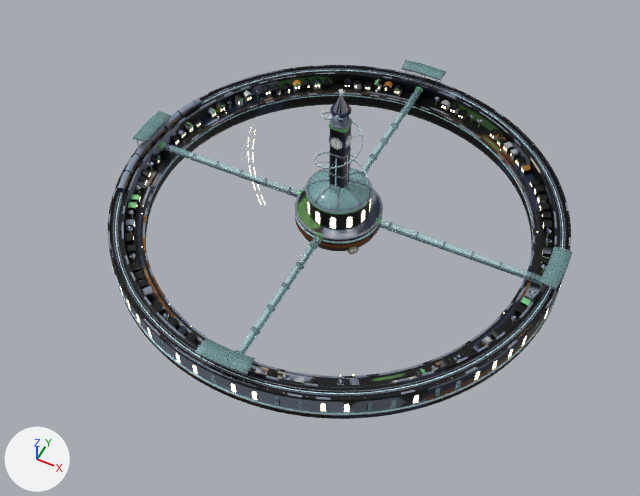
An edit to the FBX model SpaceStation/Assets/_Project/Art/Models/Modules/SM_Evo_GrandTorus.fbx, drawn before and after from the same camera.
The view is the same before and after, from a 50 mm camera at (0.77, -7.99, 6.64) aimed at (-2.17, -2.11, -0.71). The axes (+X, +Y, +Z) are drawn at lower left. The lights are the same throughout. The first picture is the older version. Where no turn or scale is listed for an object, it has been applied to the vertices. Vertices at exactly the same position are counted once.

The scene before the commit, as lines of its bpy script (objects in view):
```python
me_emblem_fx_grandtorus_011 = bpy.data.meshes.new('Emblem_Fx_GrandTorus.011')
me_emblem_fx_grandtorus_011.from_pydata(...)  # 8869 vertices, 10162 faces; spans x -4.41..0.41, y -4.41..0.41, z -0.29..1.48
# faces by material slot: [3260, 1410, 1028, 2604, 1860]
me_emblem_fx_grandtorus_011.materials.append(mat_fx_fluorice)  # cyan #cef7ff
me_emblem_fx_grandtorus_011.materials.append(mat_fx_evoglassteal)  # cyan #bcf3f7
me_emblem_fx_grandtorus_011.materials.append(mat_fx_fluorwhite)  # white #ffffff
me_emblem_fx_grandtorus_011.materials.append(mat_window)  # beige #ffeac4, glowing beige #ffeac4
me_emblem_fx_grandtorus_011.materials.append(mat_fx_twinklewhite)  # white #ffffff
me_smn_evo_grandtorus_011 = bpy.data.meshes.new('SMN_Evo_GrandTorus.011')
me_smn_evo_grandtorus_011.from_pydata(...)  # 16750 vertices, 17442 faces; spans x -4.41..0.41, y -4.41..0.41, z -0.42..1.42
me_smn_evo_grandtorus_011.materials.append(mat_tex_evo_grandtorus)  # picture img_t_evo_grandtorus_basecolor_png
me_spindish_grandtorustrain_001 = bpy.data.meshes.new('SpinDish_GrandTorusTrain.001')
me_spindish_grandtorustrain_001.from_pydata(...)  # 1384 vertices, 1384 faces; spans x -2.37..-2.13, y -0.89..0.8, z -0.05..0.04
me_spindish_grandtorustrain_001.materials.append(mat_tex_evo_grandtorus_train)  # picture img_t_evo_grandtorus_train_basecolor_png
ob_emblem_fx_grandtorus = bpy.data.objects.new('Emblem_Fx_GrandTorus', me_emblem_fx_grandtorus_011)
ob_emblem_fx_grandtorus.location = (0.0, 0.0, 0.0)
ob_smn_evo_grandtorus = bpy.data.objects.new('SMN_Evo_GrandTorus', me_smn_evo_grandtorus_011)
ob_smn_evo_grandtorus.location = (0.0, 0.0, 0.0)
ob_spindish_grandtorustrain = bpy.data.objects.new('SpinDish_GrandTorusTrain', me_spindish_grandtorustrain_001)
ob_spindish_grandtorustrain.location = (-2.0, -2.0, 0.0)
```
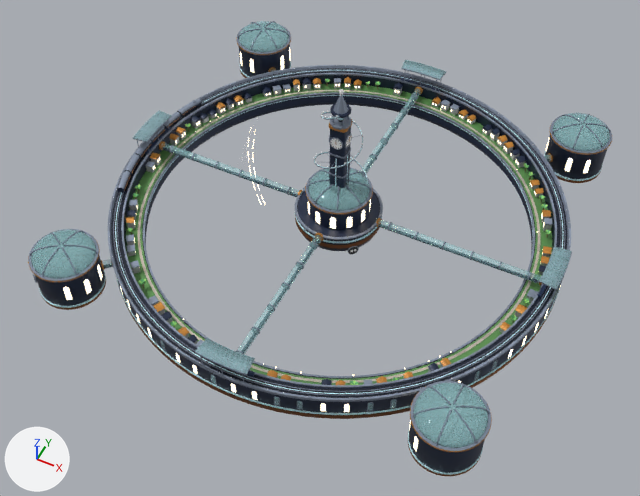
Location of each change, (x1, y1, x2, y2) in pixels of the pictures (640 x 496 px; the box of a moved part takes in the faces that stretch with it):
'SMN_Evo_GrandTorus', reshaped (26% wider, 28% taller)
    before: (108, 65, 572, 419)
    after: (28, 21, 612, 476)
'Emblem_Fx_GrandTorus', reshaped (25% wider, 27% taller)
    before: (109, 59, 572, 415)
    after: (31, 21, 610, 475)
part 1 of me_emblem_fx_grandtorus_011, deleted
    before: (112, 85, 543, 403)
part 2 of me_emblem_fx_grandtorus_011, built on
    before: (158, 85, 544, 228)
    after: (157, 21, 610, 263)
part 3 of me_emblem_fx_grandtorus_011, added
    after: (404, 351, 488, 475)
part 4 of me_emblem_fx_grandtorus_011, added
    after: (31, 229, 113, 308)
part 5 of me_emblem_fx_grandtorus_011, recoloured
    before: (455, 323, 539, 390)
    after: (458, 323, 539, 383)
part 6 of me_emblem_fx_grandtorus_011, recoloured
    both: (475, 361, 497, 380)
part 7 of me_smn_evo_grandtorus_011, moved or reshaped
    before: (150, 154, 161, 160)
    after: (150, 153, 161, 160)
part 8 of me_smn_evo_grandtorus_011, moved or reshaped
    before: (142, 172, 151, 180)
    after: (146, 164, 156, 173)
part 9 of me_smn_evo_grandtorus_011, moved or reshaped
    before: (137, 176, 147, 183)
    after: (145, 161, 155, 167)
part 10 of me_smn_evo_grandtorus_011, moved or reshaped
    before: (132, 196, 141, 204)
    after: (129, 200, 138, 206)
part 11 of me_smn_evo_grandtorus_011, moved or reshaped
    before: (138, 179, 148, 188)
    after: (128, 214, 137, 220)
part 12 of me_smn_evo_grandtorus_011, moved or reshaped
    before: (128, 201, 137, 208)
    after: (127, 210, 136, 216)
part 13 of me_smn_evo_grandtorus_011, moved or reshaped
    before: (126, 219, 134, 225)
    after: (126, 217, 135, 223)
part 14 of me_smn_evo_grandtorus_011, moved or reshaped
    before: (125, 233, 134, 241)
    after: (126, 234, 134, 242)
part 15 of me_smn_evo_grandtorus_011, moved or reshaped
    before: (128, 250, 137, 256)
    after: (128, 251, 136, 256)
part 16 of me_smn_evo_grandtorus_011, moved or reshaped
    before: (130, 261, 140, 271)
    after: (126, 245, 135, 253)
part 17 of me_smn_evo_grandtorus_011, moved or reshaped
    before: (134, 271, 144, 280)
    after: (130, 260, 140, 268)
part 18 of me_smn_evo_grandtorus_011, deleted
    before: (112, 78, 553, 404)
part 19 of me_smn_evo_grandtorus_011, built on
    before: (126, 78, 552, 378)
    after: (28, 21, 612, 476)
part 20 of me_smn_evo_grandtorus_011, surface changed
    both: (108, 65, 572, 419)

The change, as a diff of the scene's bpy script:
```diff
--- a/SpaceStation/Assets/_Project/Art/Models/Modules/SM_Evo_GrandTorus.fbx.py
+++ b/SpaceStation/Assets/_Project/Art/Models/Modules/SM_Evo_GrandTorus.fbx.py
@@ me_emblem_fx_grandtorus_011 @@
-me_emblem_fx_grandtorus_011.from_pydata(...)  # 8869 vertices, 10162 faces; spans x -4.41..0.41, y -4.41..0.41, z -0.29..1.48
+me_emblem_fx_grandtorus_011.from_pydata(...)  # 13009 vertices, 14602 faces; spans x -4.41..0.41, y -4.41..0.41, z -0.29..1.48
+# me_emblem_fx_grandtorus_011 part 1: 77 loose pieces with 740 vertices, spanning x -4.15..0.14, y -4.14..0.14, z -0.23..-0.11, are deleted
+# me_emblem_fx_grandtorus_011 part 2: 18 vertices moved within x -3.97..0.13, y -1.67..0.07, z -0.17..-0.15; 115 vertices removed from x -4.15..0.14, y -2.42..0.13, z -0.18..-0.12; 2709 vertices added at x -4.33..0.33, y -2.69..0.33, z -0.25..0.3
+# me_emblem_fx_grandtorus_011 part 3: 1167 vertices added at x -0.6..0.33, y -4.33..-3.17, z -0.24..0.3
+# me_emblem_fx_grandtorus_011 part 4: 1119 vertices added at x -4.33..-3.66, y -4.33..-3.66, z -0.24..0.3
+# me_emblem_fx_grandtorus_011 part 5: 207 faces spanning x -4.4..0.35, y -3.48..0.3, z -0.24..-0.11 switch from mat_fx_evoglassteal (cyan #bcf3f7) to mat_window (beige #ffeac4, glowing beige #ffeac4)
+# me_emblem_fx_grandtorus_011 part 6: 184 faces spanning x -4.14..0.3, y -3.31..0.39, z -0.24..-0.11 switch from mat_window (beige #ffeac4, glowing beige #ffeac4) to mat_fx_evoglassteal (cyan #bcf3f7)
+# other edits to the shape of me_emblem_fx_grandtorus_011 do not show in these pictures
 me_emblem_fx_grandtorus_011.materials.append(mat_fx_fluorice)
@@ me_smn_evo_grandtorus_011 @@
-me_smn_evo_grandtorus_011.from_pydata(...)  # 16750 vertices, 17442 faces; spans x -4.41..0.41, y -4.41..0.41, z -0.42..1.42
+me_smn_evo_grandtorus_011.from_pydata(...)  # 22930 vertices, 23896 faces; spans x -4.41..0.41, y -4.41..0.41, z -0.42..1.42
+# me_smn_evo_grandtorus_011 part 7: the loose piece of 6 vertices spanning x -4.23..-4.14, y -2.24..-2.14, z -0.11..-0.07 is moved by (0.0, 0.0, 0.01)
+# me_smn_evo_grandtorus_011 part 8: the loose piece of 8 vertices spanning x -4.2..-4.11, y -2.48..-2.39, z -0.2..-0.12 is moved by (-0.02, 0.12, 0.0)
+# me_smn_evo_grandtorus_011 part 9: the loose piece of 8 vertices spanning x -4.17..-4.07, y -2.61..-2.5, z -0.12..-0.11 is scaled about its middle by (0.981, 0.865, 1), then moved by (-0.06, 0.24, 0.0)
+# me_smn_evo_grandtorus_011 part 10: the loose piece of 8 vertices spanning x -4.09..-3.99, y -2.85..-2.74, z -0.2..-0.13 is scaled about its middle by (1.08, 1.08, 0.108), then moved by (0.05, -0.12, 0.07)
+# me_smn_evo_grandtorus_011 part 11: the loose piece of 8 vertices spanning x -4.17..-4.07, y -2.61..-2.51, z -0.2..-0.12 is turned 13.1 degrees about the z axis through its middle and scaled by 0.941, then moved by (0.18, -0.47, 0.0)
+# me_smn_evo_grandtorus_011 part 12: the loose piece of 6 vertices spanning x -4.06..-3.94, y -2.98..-2.85, z -0.12..-0.09 is moved by (0.06, -0.11, 0.0)
+# me_smn_evo_grandtorus_011 part 13: the loose piece of 6 vertices spanning x -3.94..-3.82, y -3.19..-3.08, z -0.13..-0.1 is moved by (0.01, 0.0, 0.03)
+# me_smn_evo_grandtorus_011 part 14: the loose piece of 8 vertices spanning x -3.8..-3.68, y -3.41..-3.28, z -0.09..-0.08 is moved by (0.0, 0.0, -0.02)
+# me_smn_evo_grandtorus_011 part 15: the loose piece of 8 vertices spanning x -3.71..-3.6, y -3.49..-3.38, z -0.2..-0.11 is moved by (-0.01, -0.01, -0.01)
+# me_smn_evo_grandtorus_011 part 16: the loose piece of 8 vertices spanning x -3.55..-3.42, y -3.68..-3.56, z -0.13..-0.12 is turned -6.5 degrees about the z axis through its middle and scaled by 0.978, then moved by (-0.18, 0.18, 0.0)
+# me_smn_evo_grandtorus_011 part 17: the loose piece of 8 vertices spanning x -3.45..-3.33, y -3.76..-3.64, z -0.14..-0.13 is moved by (-0.1, 0.08, 0.03)
+# me_smn_evo_grandtorus_011 part 18: 311 loose pieces with 2322 vertices, spanning x -4.23..0.22, y -4.22..0.22, z -0.26..-0.06, are deleted
+# me_smn_evo_grandtorus_011 part 19: 60 vertices moved within x -4.1..0.21, y -4.13..0.17, z -0.2..-0.1; 403 vertices removed from x -4.23..0.22, y -4.21..0.22, z -0.2..-0.08; 8905 vertices added at x -4.34..0.34, y -4.34..0.34, z -0.32..0.31
+# me_smn_evo_grandtorus_011 part 20: 6403 kept faces spanning x -4.41..0.41, y -4.41..0.41, z -0.42..1.42 get new texture (UV) coordinates
+# other edits to the shape of me_smn_evo_grandtorus_011 do not show in these pictures
 me_smn_evo_grandtorus_011.materials.append(mat_tex_evo_grandtorus)
```
